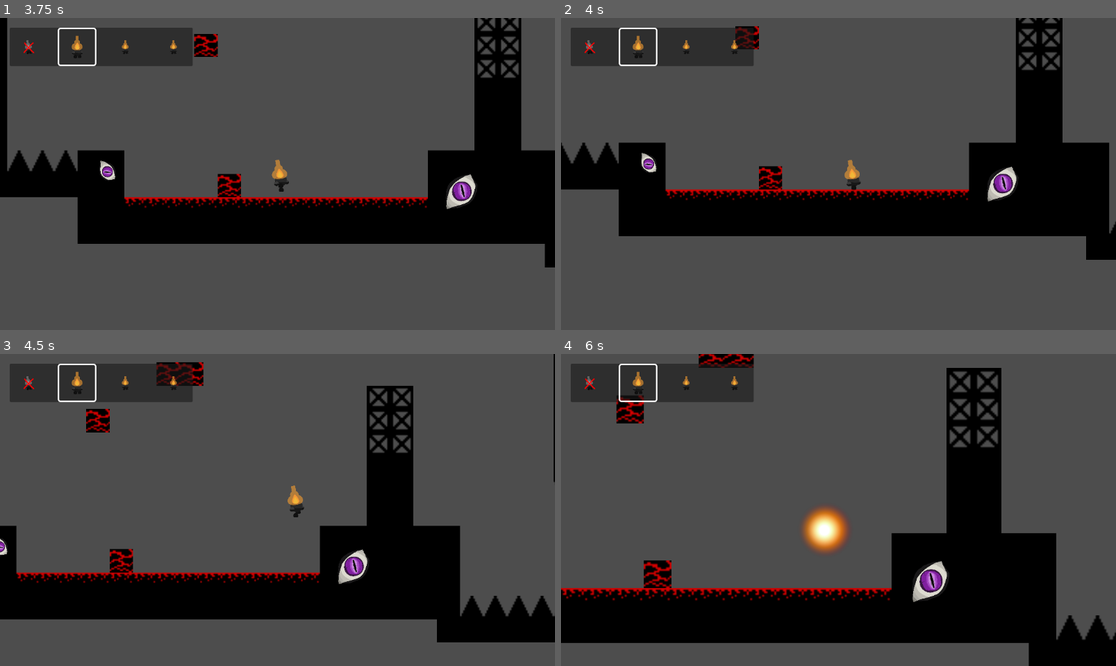
Above: before the commit, frames 1-4 (two rows, left to right).
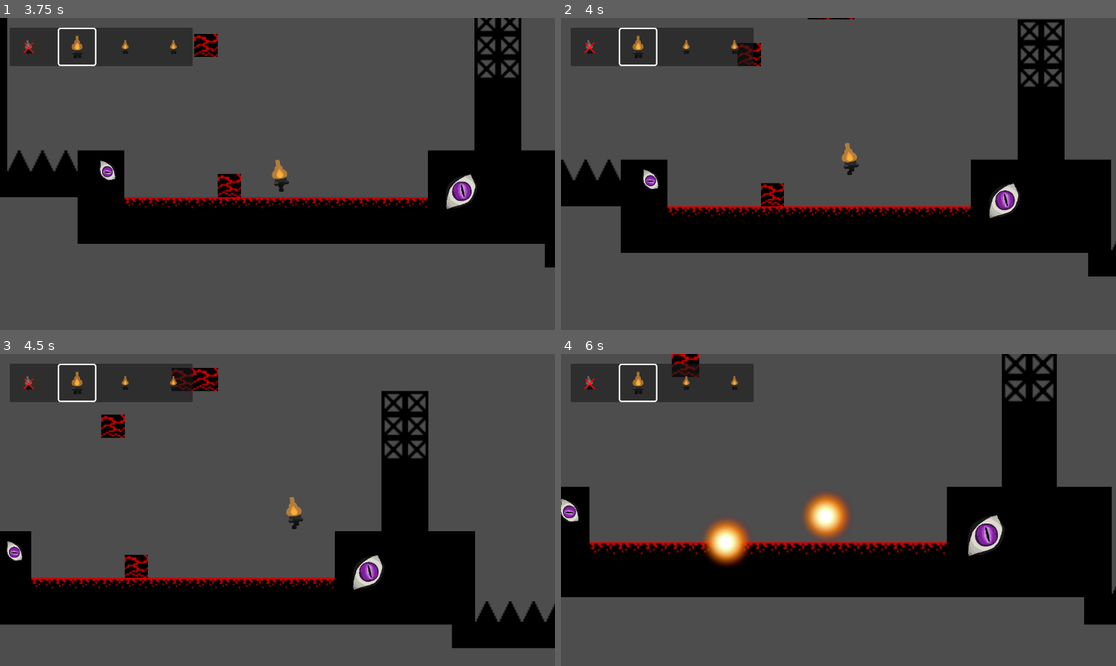
Above: after the commit, the same moments.

Repository: StarikTenger/PlatformerGame2025
Game: Godot game, scene res://levels/level_0.tscn
The game is run twice, just before and just after one commit, with the same random seed, the same clock (stepped at 60 frames per second) and the same inputs. This scene is started directly instead of the project's main scene.
Inputs:
- Up to frame 1 (3.75 s): click "Start" at 0.5 s; hold Space (jump) 1.28-2.03 s; hold D (move_right) 1.28-2.78 s; tap Ctrl (ctrl) at 2.1 s; tap Space (jump) at 2.27, 2.3, 2.57, 3.05 s; hold A (move_left) 2.78-3.53 s; hold P (dash) 2.78-3.53 s; tap Enter at 3.5 s; hold D (move_right) from 3.53 s (still down); tap Z (level_overview) at 3.6 s
- Up to frame 2 (4 s): keep holding D (move_right); tap Space (jump) at 3.77, 3.8 s
- Up to frame 3 (4.5 s): keep holding D (move_right); tap Space (jump) at 4.07 s; hold Tab (switch_char) from 4.28 s (still down)
- Up to frame 4 (6 s): tap Space (jump) at 4.52, 4.55, 4.82, 5.1, 5.27, 5.57 s; release D (move_right) at 5.03 s; release Tab (switch_char) at 5.03 s; hold A (move_left) 5.03-5.78 s; hold D (move_right) from 5.78 s (still down); hold Space (jump) from 5.78 s (still down); tap Ctrl (ctrl) at 5.85 s

Frame 1 is identical in both runs. In frame 2, 15% of the frame differs, in the area x 0-100%, y 0-83%; in frame 3, 12%; in frame 4, 42%, in the area x 0-100%, y 0-100%.

Commit message:
decrease delay_between_jumps

Diff:
--- a/scripts/Players/player.gd
+++ b/scripts/Players/player.gd
@@ -31,7 +31,7 @@
 var dash_speed : float = 2000.0
 var jump_height : float = 250.0
 var double_jump_height : float = 200.0
-var delay_between_jumps : float = 0.4
+var delay_between_jumps : float = 0.2
 var time_since_last_jump : float = 0.0
 var can_double_jump := true
 var dash_duration : float = 0.15  # Продолжительность dash в секундах
